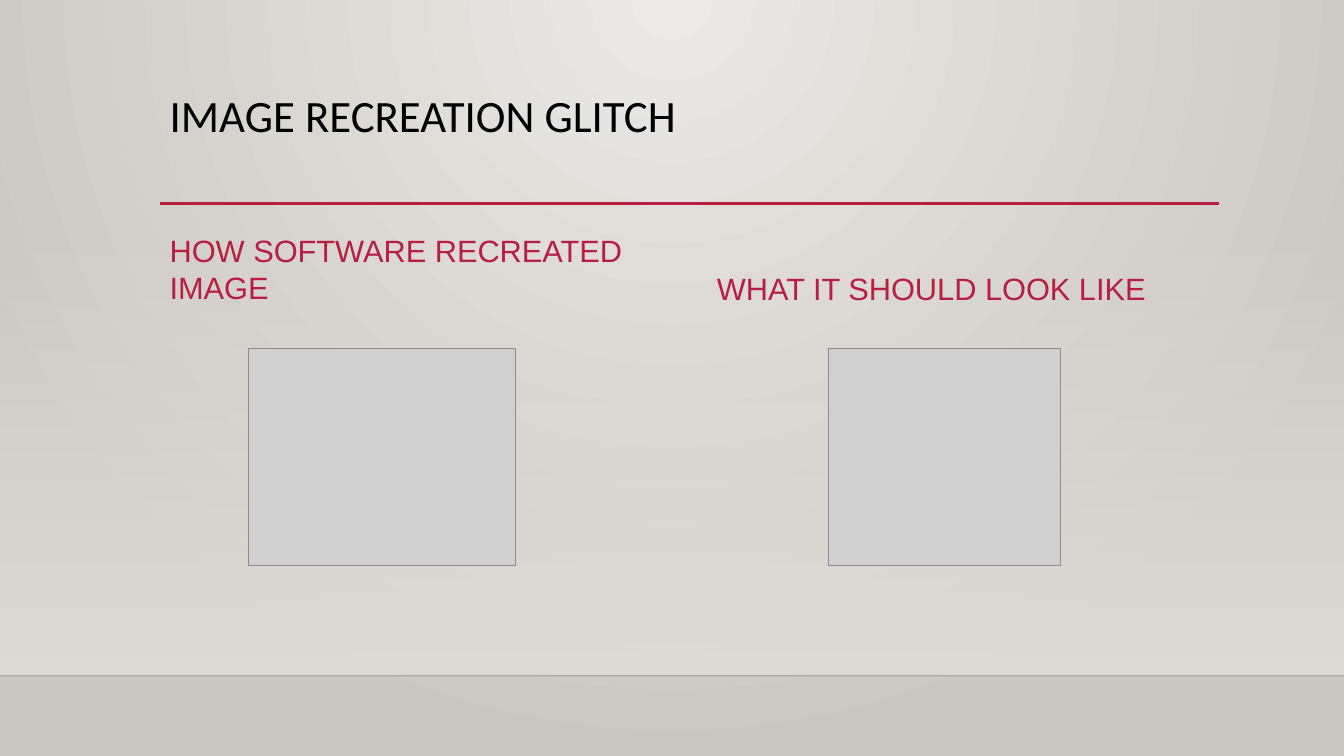
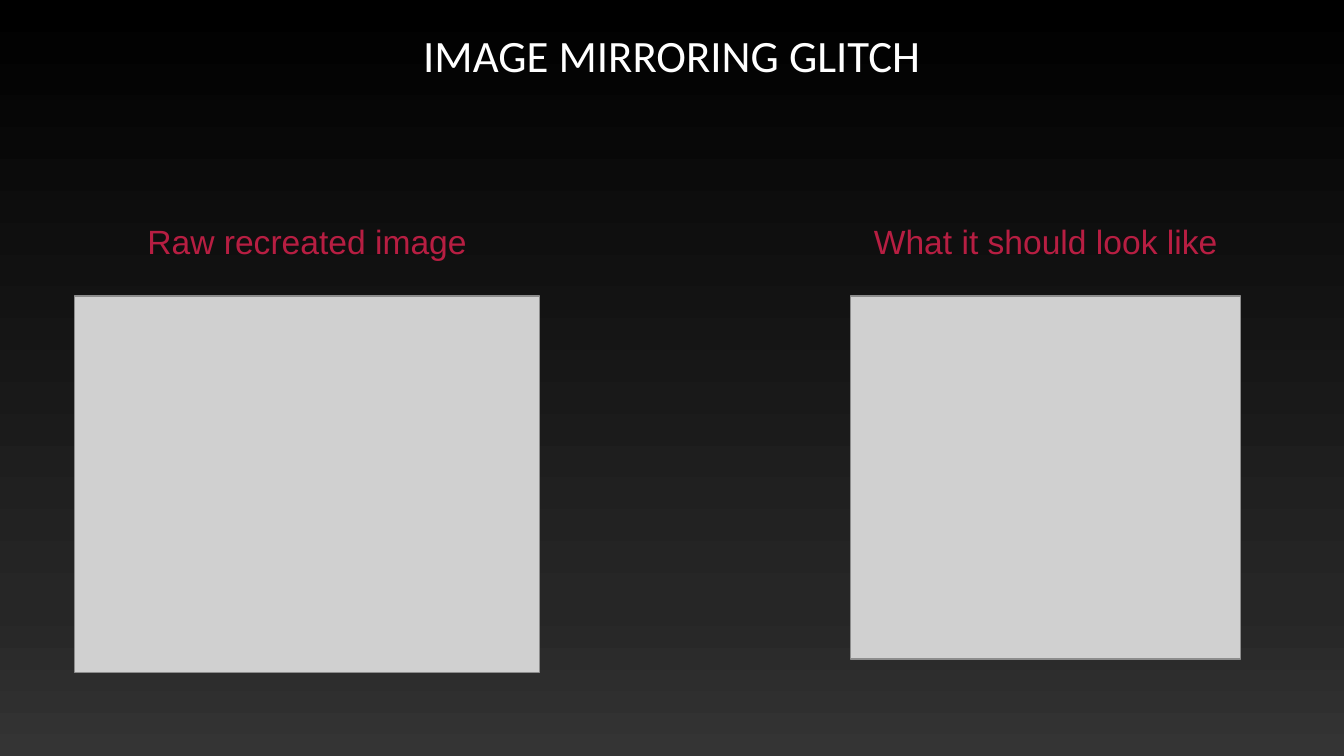
Before and after one commit to Maximus32/Reconfig-Canny, a slide deck: slide 16 of Deliverables/Canny edge detection – fpga speedup.pptx (slide 15 before the commit). Drawn at 1344x756 pixels with LibreOffice and Linux fonts; fonts in the diff are those of the drawing; grey boxes stand for pictures; background and template pictures are left out. Boxes give left, top, right and bottom in pixels: in the first picture for what was removed or moved away, otherwise in the second. Text is boxed around its words. In the diff, an @@ line names an element or a change of style, - is before the commit and + after.

```diff
--- a/Deliverables/Canny edge detection – fpga speedup.pptx
+++ b/Deliverables/Canny edge detection – fpga speedup.pptx
@@ background gradient #ECEAE7 to #CAC7C1 to gradient #000000 to #262626 to #343434 @@
@@ title at (423,43,920,73): text changed; text colour #000000 to #FFFFFF @@
-IMAGE RECREATION GLITCH
+IMAGE MIRRORING GLITCH
@@ text "Raw recreated image" at (147,229,467,261): vertical alignment bottom to top @@
@@ line removed from (160, 204) to (1220, 204) @@
@@ text "What it should look like" at (874,229,1217,255): vertical alignment bottom to top @@
@@ rectangle removed at (0,223,1344,676) @@
@@ text at (147,229,467,261): text changed; size 22 to 24 pt @@
-HOW SOFTWARE RECREATED IMAGE
+Raw recreated image
@@ text at (874,229,1217,255): text changed; size 22 to 24 pt @@
-WHAT IT SHOULD LOOK LIKE
+What it should look like
@@ picture: place and size @@
-picture at (248,349,515,566)
+picture at (75,296,539,673)
@@ picture: place and size @@
-picture at (828,349,1061,566)
+picture at (851,296,1241,659)
@@ line removed from (0, 676) to (1344, 676) @@
```
Also in this commit, not shown: 5 other slides changed, 5 slides added, 6 slides removed.
